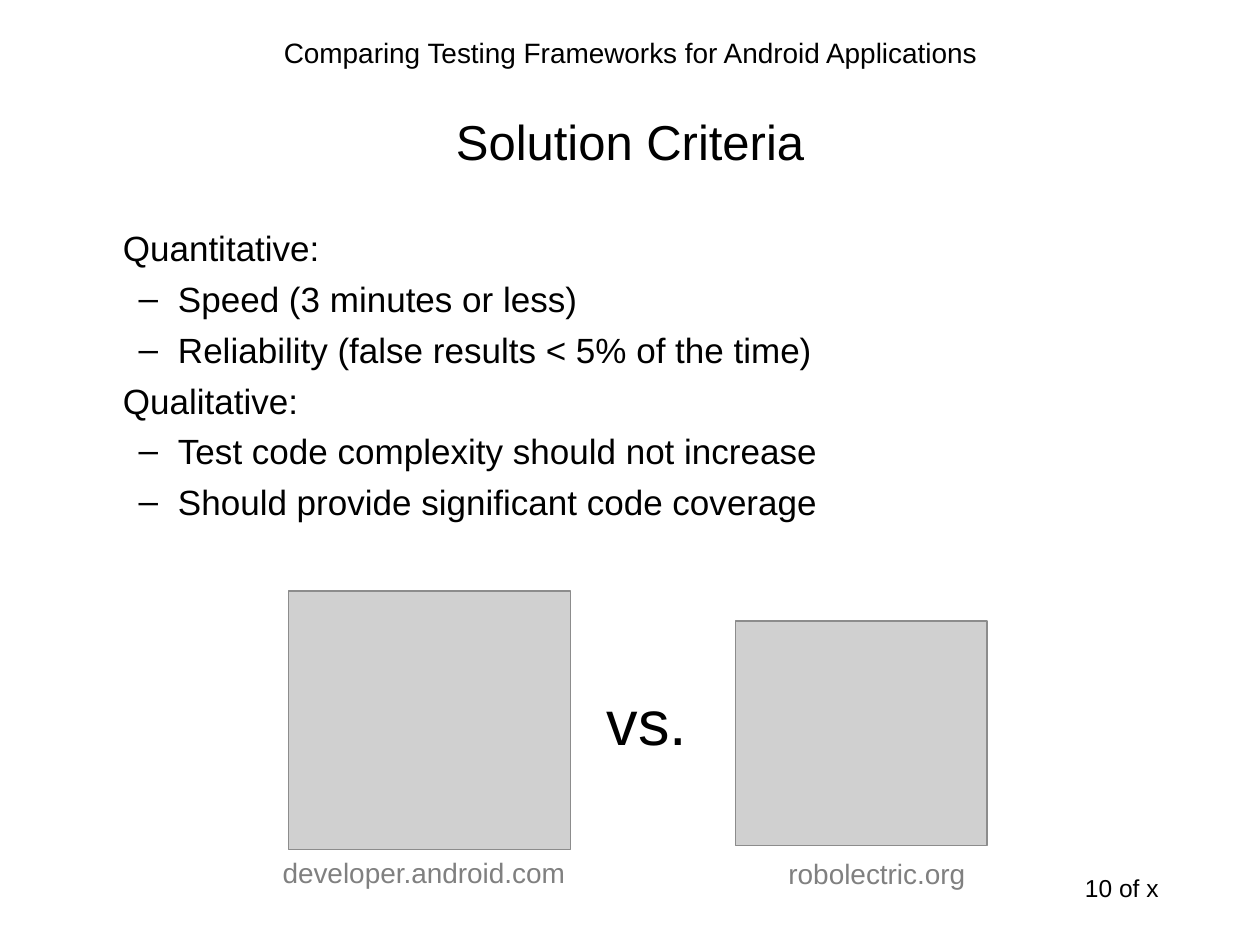
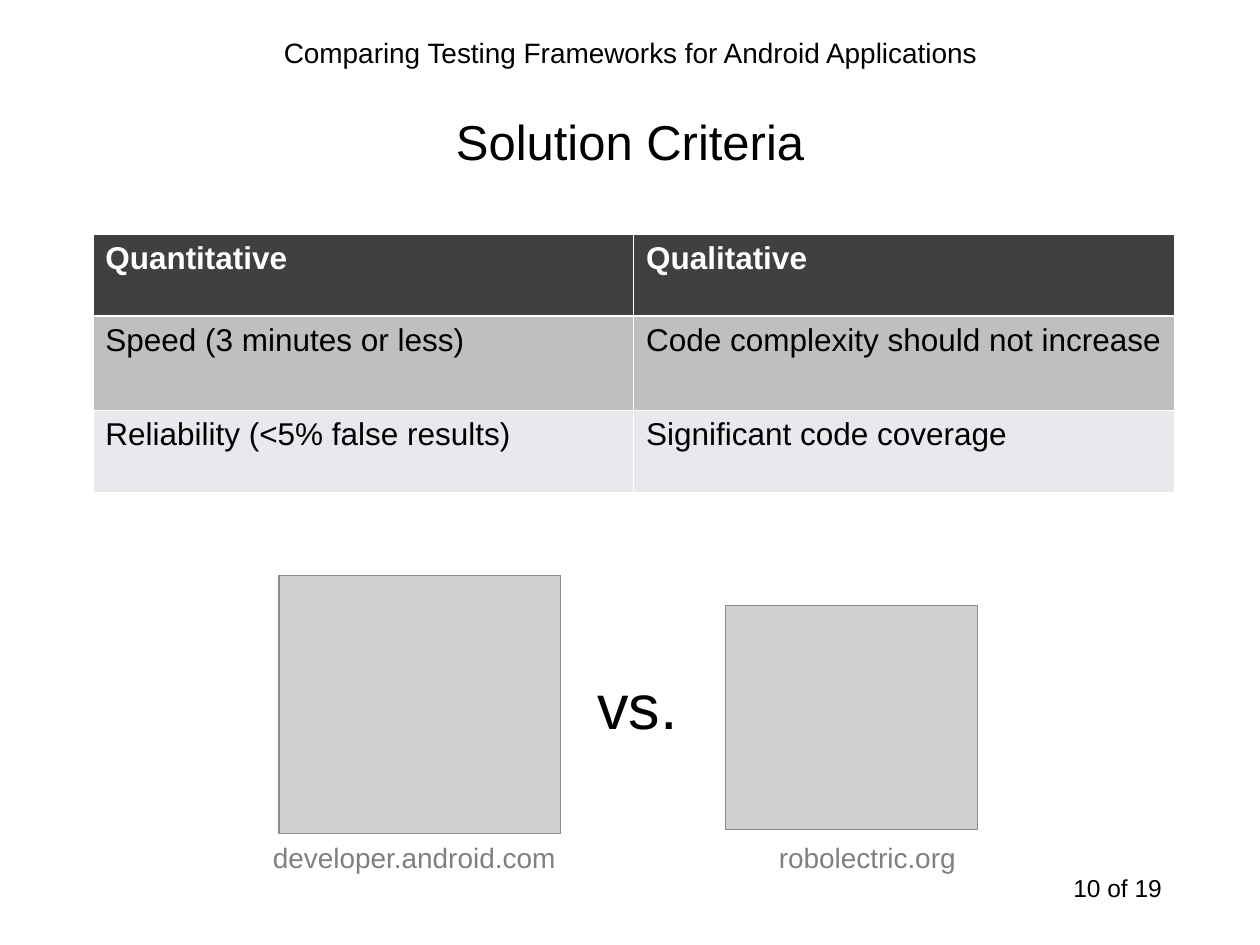
Before and after one commit to sahiljain/tpm, a slide deck: slide 10 of s44jain_tpm.ppt. Drawn at 1260x945 pixels with LibreOffice and Linux fonts; fonts in the diff are those of the drawing; grey boxes stand for pictures. Boxes give left, top, right and bottom in pixels: in the first picture for what was removed or moved away, otherwise in the second. Text is boxed around its words. In the diff, an @@ line names an element or a change of style, - is before the commit and + after.

Commit message:
updated graphics, last minute tweaks

```diff
--- a/s44jain_tpm.ppt
+++ b/s44jain_tpm.ppt
@@ table added at (93, 234, 1174, 493), 3 rows, 2 columns @@
+Quantitative | Qualitative
+Speed (3 minutes or less) | Code complexity should not increase
+Reliability (<5% false results) | Significant code coverage
@@ text removed at (123, 235, 816, 522) @@
-Quantitative:
-  – Speed (3 minutes or less)
-  – Reliability (false results < 5% of the time)
-Qualitative:
-  – Test code complexity should not increase
-  – Should provide significant code coverage
@@ 3 texts, 2 pictures: place and size @@
-3 texts, 2 pictures at (283, 591, 988, 889)
+3 texts, 2 pictures at (273, 576, 978, 873)
@@ page number at (1073, 879, 1162, 898): text changed @@
-10 of x
+10 of 19
```
Also in this commit, not shown: 7 other slides changed.
